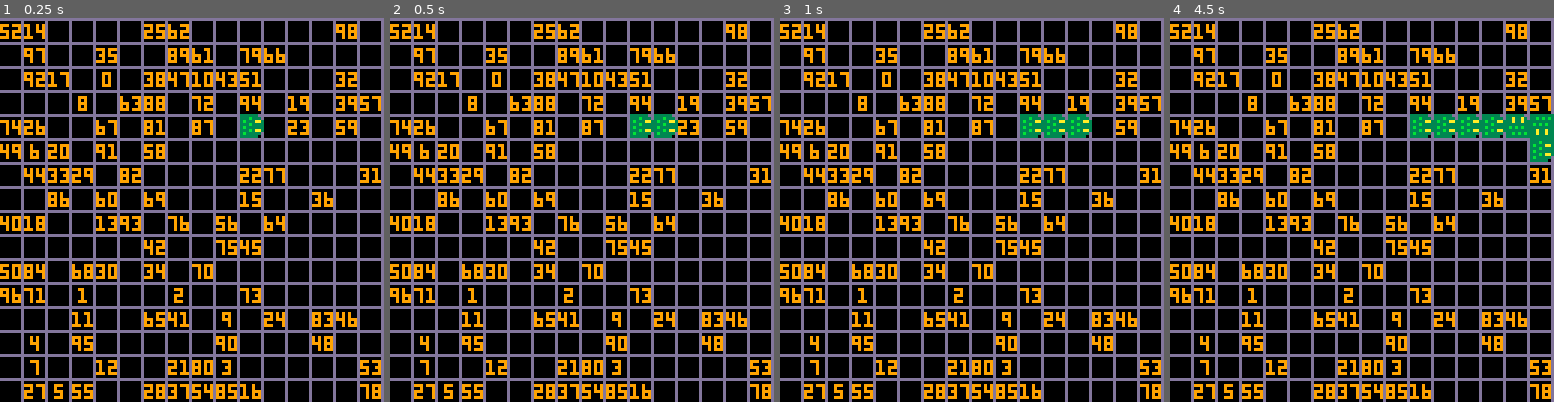
Above: before the commit, frames 1-4 (left to right).
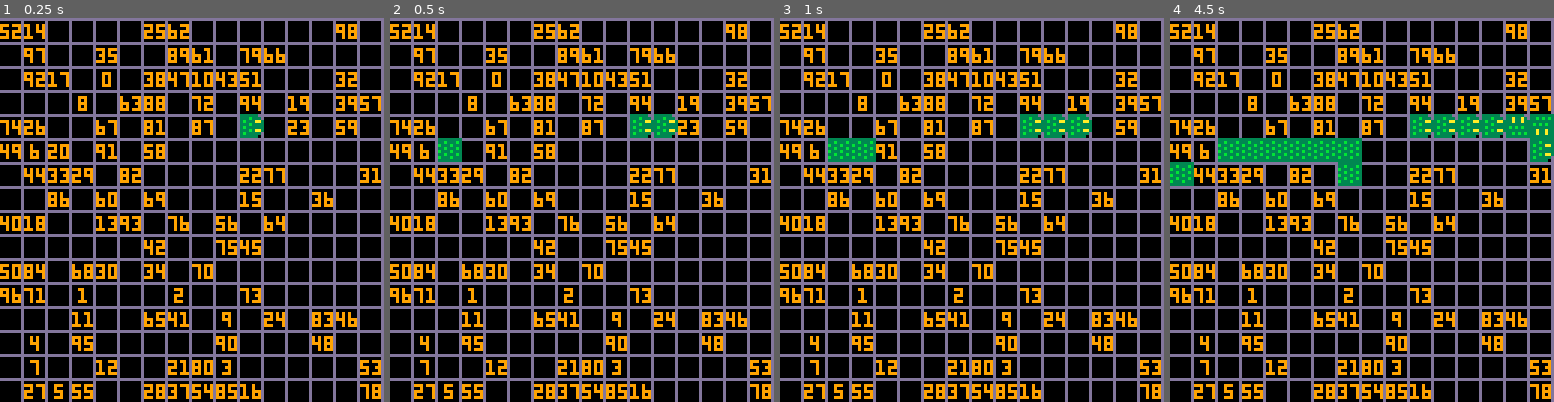
Above: after the commit, the same moments.

Repository: joey-suplari/ludum42
Game: PICO-8 cartridge numsnake.p8
Same seed, same stepped clock (60 frames per second), same inputs: the game is played once before the commit and once after it.
Inputs:
- Up to frame 1 (0.25 s): no input
- Up to frame 2 (0.5 s): tap X (X key) at 0.33 s
- Up to frame 3 (1 s): tap O (Z key) at 0.7 s
- Up to frame 4 (4.5 s): tap X (X key) at 1.07, 1.85, 2.97, 4.08 s; hold Right 1.6-2.1 s; tap O (Z key) every 0.4 s from 1.7 to 4.1 s; hold Up 2.15-2.42 s; hold Right 2.47-3.03 s; hold Left 3.08-3.58 s; hold Down 3.63-3.97 s; hold Right from 4.02 s (still down)

Frame 1 is identical in both runs. In frame 2, 0.4% of the frame differs, in the area x 12-19%, y 31-38%; in frame 3, 0.8%; in frame 4, 3.1%, in the area x 0-50%, y 31-44%.

Commit message:
Working on drawing body

Diff:
--- a/numsnake.p8
+++ b/numsnake.p8
@@ -41,6 +41,8 @@
 
 numarr = {}
 
+-- where the snake has been
+traveled = {}
 
 
 
@@ -67,6 +69,9 @@
             sdir='d'
         end
     if fct == 15 then
+        local place = spy + (spx / 8)
+        traveled[place]=true
+
         -- change direction based on arrows
 
         fct=0
@@ -88,6 +93,18 @@
 end
 
 function _draw()
+    for p,foo in pairs(traveled) do
+        local y = flr(p/8) * 8
+        local x = (p - y) * 8
+        printh('starty')
+        printh(x)
+        printh(y)
+        printh('endy')
+        spr(sbody,x,y)
+
+    end
+
+
     --draw snake
     local flipx=false
     local flipy=false
